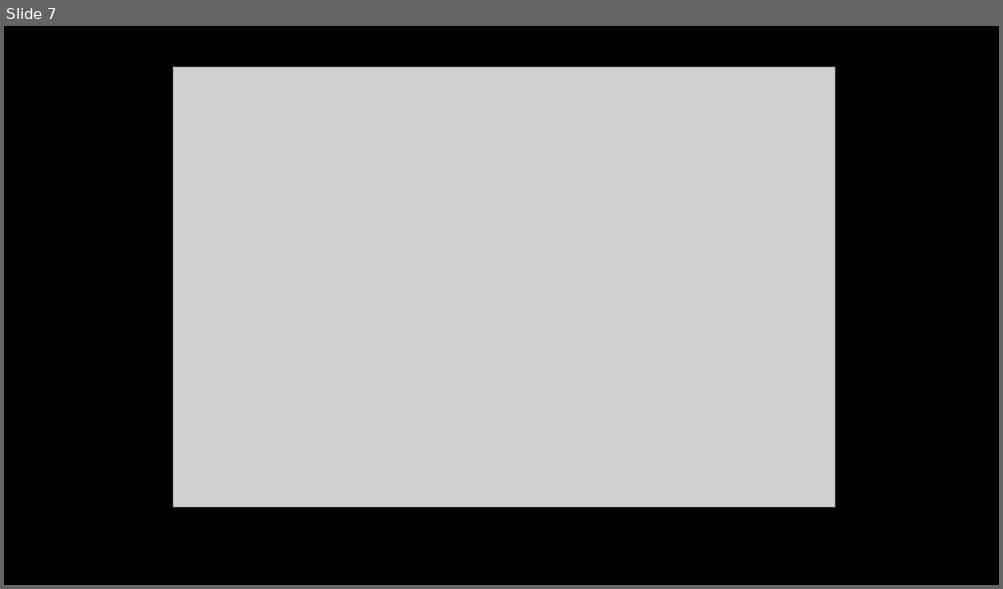
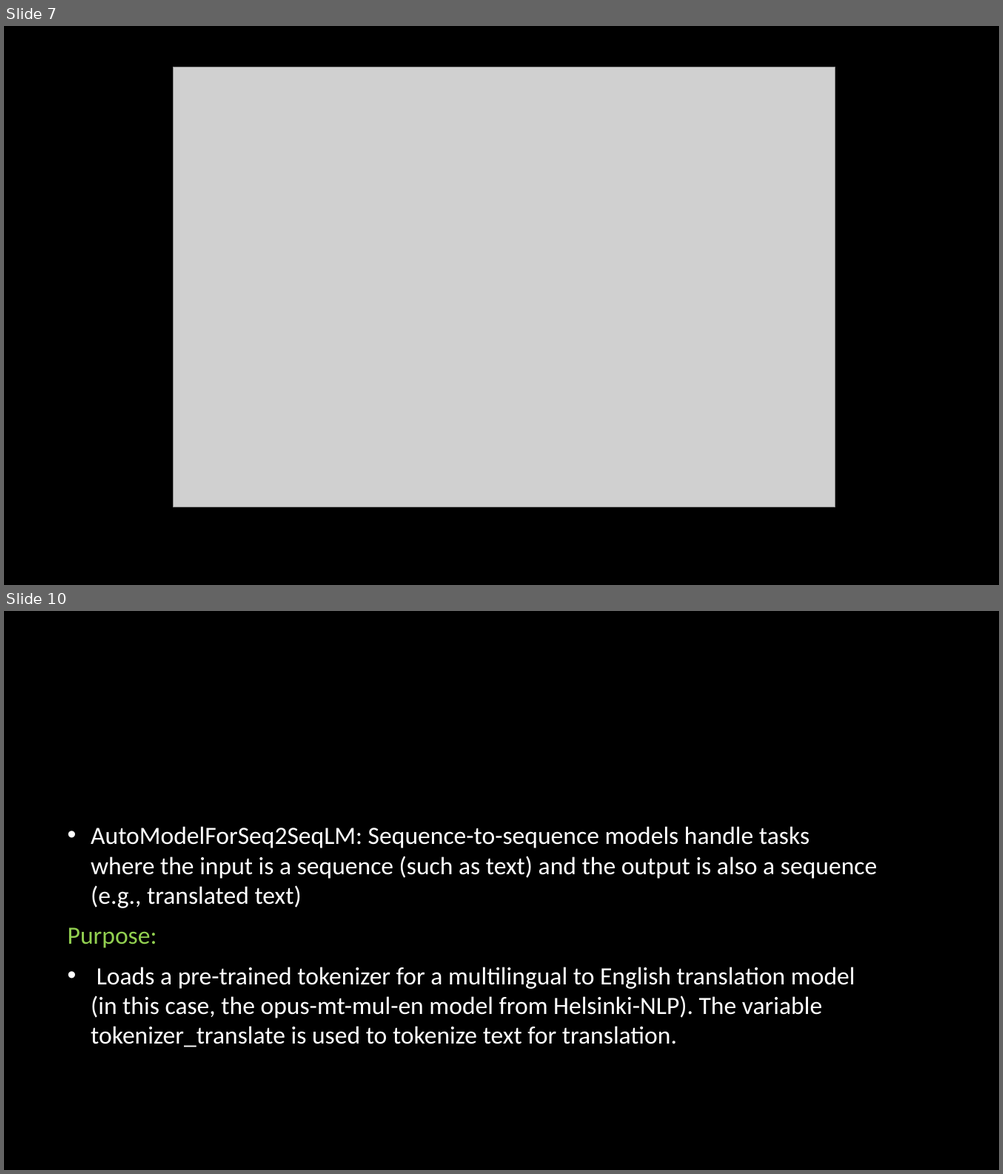
Before and after one commit to Ramya123321/A-Multimodal-Application-for-Vernacular-Language-Translation-and-Image-Synthesis, a slide deck: Multimodel.pptx. Shown one above the other, each under a label of ours: slide 7 before the commit, slides 7 and 10 after it; the slides between them are not shown. The pictures are 1003x589 and 1003x1174 pixels, drawn with LibreOffice and Linux fonts; fonts in the diff are those of the drawing; grey boxes stand for pictures; background and template pictures are left out. Boxes give left, top, right and bottom in pixels: in the first picture for what was removed or moved away, otherwise in the second. Text is boxed around its words. In the diff, an @@ line names an element or a change of style, - is before the commit and + after.

```diff
--- a/Multimodel.pptx
+++ b/Multimodel.pptx
@@ slide 10 added at (4,611,999,1170), background picture (left out) @@
@@ text added at (68,826,876,1048), 24 pt, text #FFFFFF @@
+• AutoModelForSeq2SeqLM: Sequence-to-sequence models handle tasks where the input is a sequence (such as text) and the output is also a sequence (e.g., translated text)
+Purpose:
+• Loads a pre-trained tokenizer for a multilingual to English translation model (in this case, the opus-mt-mul-en model from Helsinki-NLP). The variable tokenizer_translate is used to tokenize text for translation.
```
Also in this commit, not shown: 10 other slides added, 2 slides removed.
